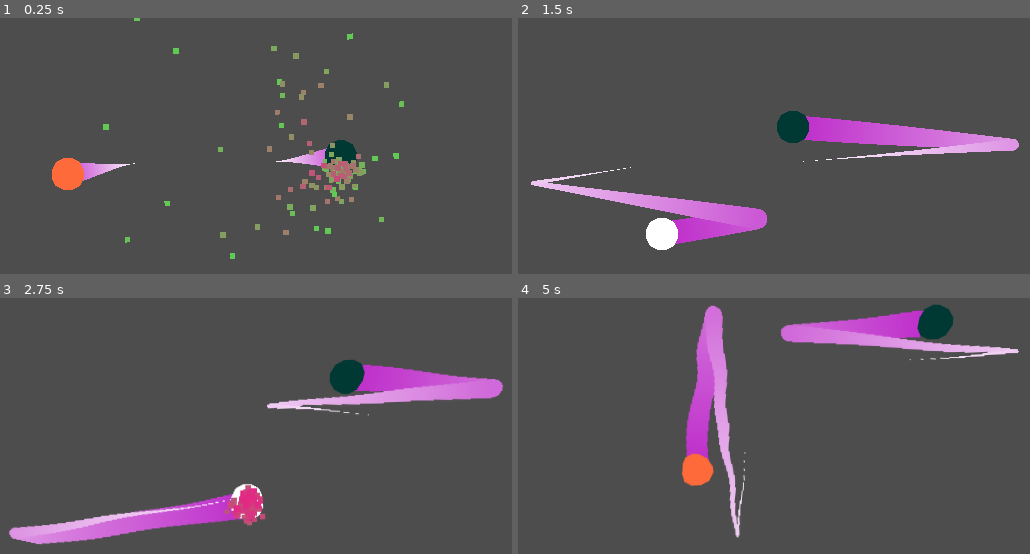
Above: before the commit, frames 1-4 (two rows, left to right).
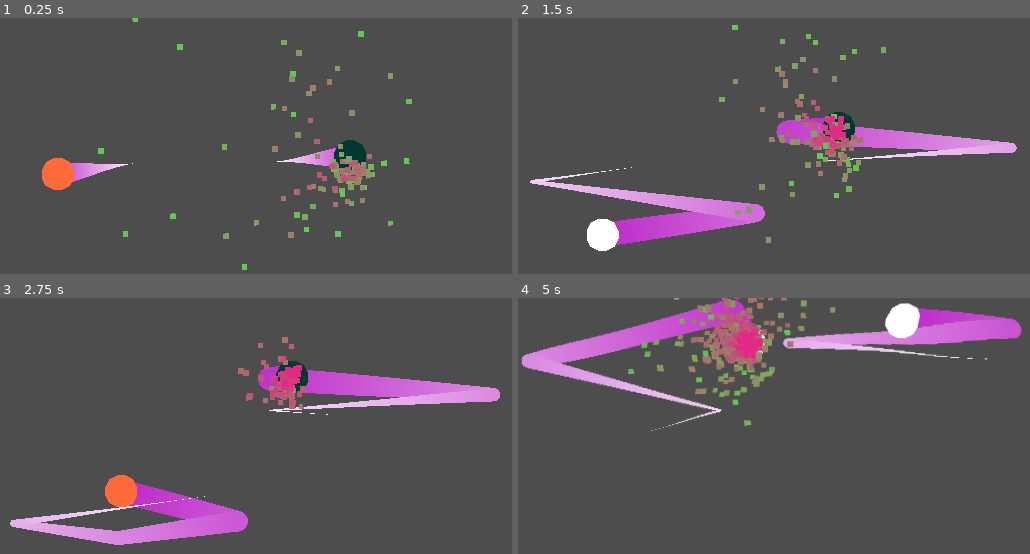
Above: after the commit, the same moments.

Repository: CodyI20/Godot-effects
Game: Godot game, scene res://Scenes/game.tscn
Same seed, same stepped clock (60 frames per second), same inputs: the game is played once before the commit and once after it.
Inputs:
- Up to frame 1 (0.25 s): no input
- Up to frame 2 (1.5 s): no input
- Up to frame 3 (2.75 s): no input
- Up to frame 4 (5 s): no input

The runs differ from the first frame. In frame 1, 3.9% of the frame differs, in the area x 8-81%, y 0-99%; in frame 2, 7.7%; in frame 3, 13%; in frame 4, 17%, in the area x 0-99%, y 0-94%.

Commit message:
Bug fix
- Fixed a bug that made the ball change the color of a hit tile to the opponent's color instead of its own

Diff:
--- a/Scenes/game.tscn
+++ b/Scenes/game.tscn
@@ -704,6 +704,7 @@
 collision_layer = 18
 collision_mask = 36
 is_ball_one = true
+speed = 85.0
 
 [node name="Polygon2D" parent="Ball1" index="0"]
 material = SubResource("ShaderMaterial_ycgao")
@@ -712,6 +713,7 @@
 [node name="Ball2" parent="." instance=ExtResource("2_u88ny")]
 collision_layer = 34
 collision_mask = 20
+speed = 85.0
 
 [node name="Polygon2D" parent="Ball2" index="0"]
 material = SubResource("ShaderMaterial_d0pu0")
--- a/Scripts/tile.gd
+++ b/Scripts/tile.gd
@@ -29,8 +29,8 @@
 func set_color() -> void:
 	# Set the colour to the opposite ball's colour
 	if ball.is_ball_one:
-		polygon_2d.material.set_shader_parameter("new_color",ball.colour_ball_one)
+		polygon_2d.material.set_shader_parameter("new_color",ball.colour_ball_two)
 		polygon_2d.current_color = ball.colour_ball_two
 	else:
-		polygon_2d.material.set_shader_parameter("new_color",ball.colour_ball_two)
+		polygon_2d.material.set_shader_parameter("new_color",ball.colour_ball_one)
 		polygon_2d.current_color = ball.colour_ball_one
